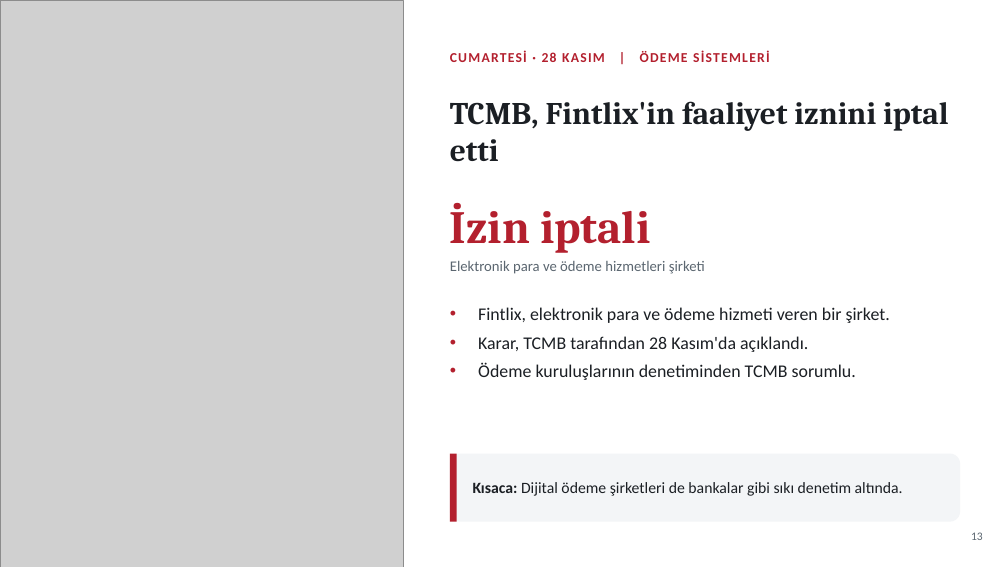
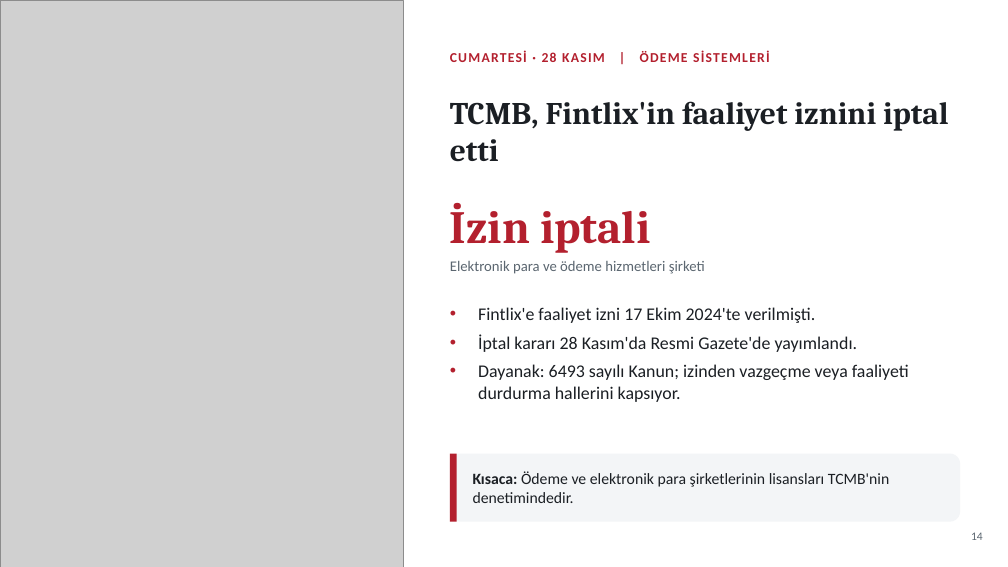
Before and after one commit to likyastudio/ikya-studios-ad, a slide deck: slide 14 of sunum/Haftalik_Ekonomi_Gundemi_Sade.pptx (slide 13 before the commit). Drawn at 1008x567 pixels with LibreOffice and Linux fonts; fonts in the diff are those of the drawing; grey boxes stand for pictures. Boxes give left, top, right and bottom in pixels: in the first picture for what was removed or moved away, otherwise in the second. Text is boxed around its words. In the diff, an @@ line names an element or a change of style, - is before the commit and + after.

```diff
--- a/sunum/Haftalik_Ekonomi_Gundemi_Sade.pptx
+++ b/sunum/Haftalik_Ekonomi_Gundemi_Sade.pptx
@@ text at (478, 307, 909, 402): text changed @@
-• Fintlix, elektronik para ve ödeme hizmeti veren bir şirket.
-• Karar, TCMB tarafından 28 Kasım'da açıklandı.
-• Ödeme kuruluşlarının denetiminden TCMB sorumlu.
+• Fintlix'e faaliyet izni 17 Ekim 2024'te verilmişti.
+• İptal kararı 28 Kasım'da Resmi Gazete'de yayımlandı.
+• Dayanak: 6493 sayılı Kanun; izinden vazgeçme veya faaliyeti durdurma hallerini kapsıyor.
@@ text at (473, 471, 889, 503): text changed @@
-Kısaca: Dijital ödeme şirketleri de bankalar gibi sıkı denetim altında.
+Kısaca: Ödeme ve elektronik para şirketlerinin lisansları TCMB'nin denetimindedir.
@@ text at (971, 532, 983, 540): text changed @@
-13
+14
```
Also in this commit, not shown: 14 other slides changed, 1 slide added, 1 slide removed.
